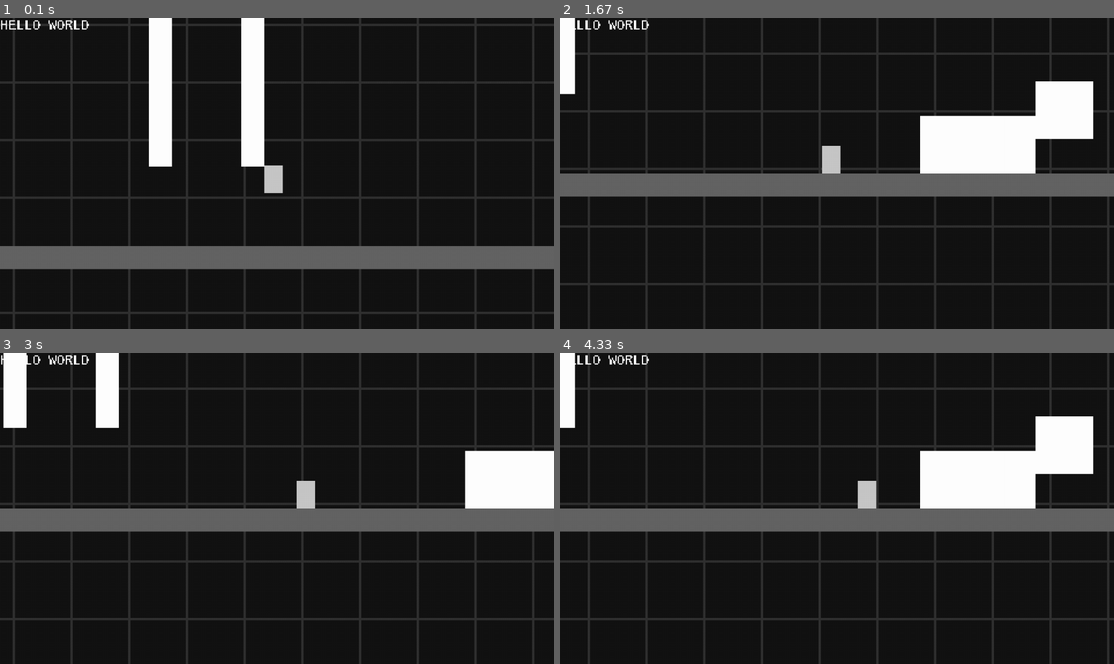
Above: before the commit, frames 1-4 (two rows, left to right).
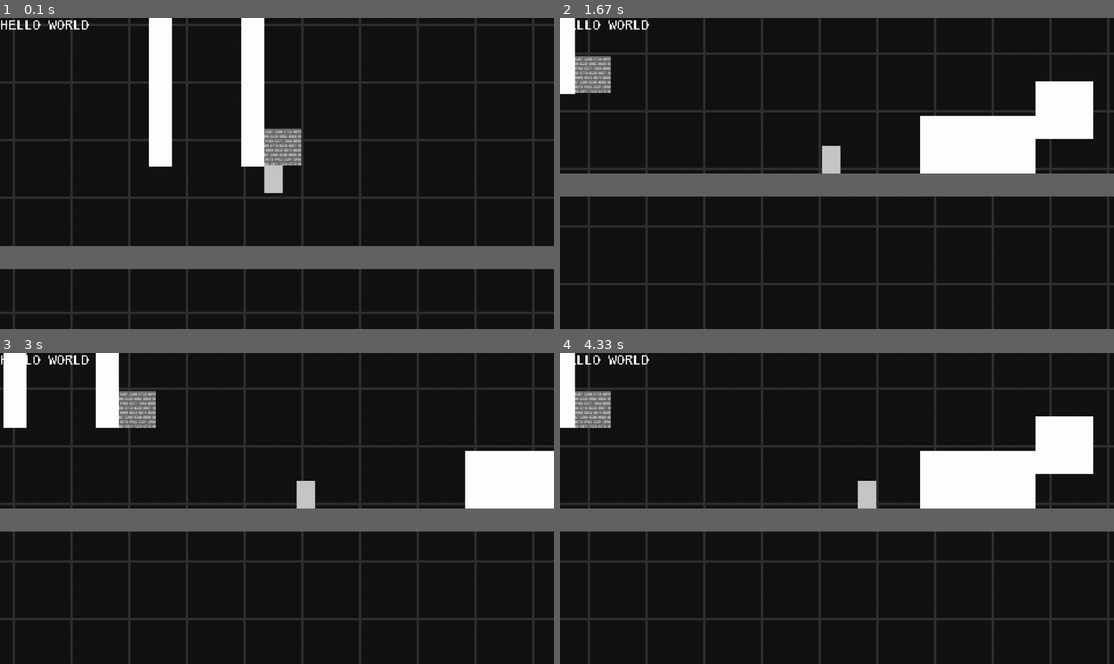
Above: after the commit, the same moments.

Repository: Firedan1176/Pygame-Platformer
Game: pygame game, started from game.py
Two runs of this game, one before a commit and one after it. Both use one fixed random seed, a clock stepped at 60 frames per second and the inputs below.
Inputs:
- Up to frame 1 (0.1 s): no input
- Up to frame 2 (1.67 s): hold Right 0.33-0.8 s; hold Right 0.83-1.3 s; hold Left from 1.33 s (still down)
- Up to frame 3 (3 s): release Left at 1.87 s; hold Left 1.9-2.3 s; hold Right 2.33-2.97 s
- Up to frame 4 (4.33 s): hold Left 3-3.47 s; hold Right 3.5-3.97 s; hold Right from 4 s (still down)

The runs differ from the first frame. In frame 1, 0.8% of the frame differs, in the area x 47-55%, y 35-48%; in frame 2, 0.8%; in frame 3, 0.8%; in frame 4, 0.8%.

Commit message:
early sprite testing

Diff:
--- a/game.py
+++ b/game.py
@@ -11,6 +11,7 @@
 from objects import *
 from player import Player
 import objects
+import sprites
 
 pygame.init()
 
@@ -24,6 +25,10 @@
 
 clock = pygame.time.Clock()
 
+
+sprite_list = sprites.SpriteList()
+sprite_list.loadFile('spritesheet.png', (32, 32))
+sprite_list.setAnimation([0], "Brick")
 
 class testScene:
 
@@ -64,6 +69,14 @@
         self.phys5.scale = Vector2(50, 50)
         self.phys5.colorize((255, 255, 255))
 
+        self.spriteTest = GameObject(10)
+        self.spriteTest.position = Vector2(200, 110)
+        self.spriteTest.scale = Vector2(32, 32)
+
+        global sprite_list
+        #self.spriteTest.anim = sprites.AnimationHandler("", sprite_list)
+        #self.spriteTest.sprite = self.spriteTest.anim.pull("Brick")
+        self.spriteTest.sprite = sprite_list.pullSprite(0)
 
         for x in range(15):
             b = GameObject(4, position = Vector2(-100 + x * 50, -150), scale = Vector2(2, 750))
--- a/sprites.py
+++ b/sprites.py
@@ -35,8 +35,8 @@
         else:
             self.dictionary = {}
 
-    def loadfile(self,path,size): #Should be self-explanitory, uses outside function
-        if path in self.filelist == False:
+    def loadFile(self,path,size): #Should be self-explanitory, uses outside function
+        if not path in self.filelist:
             sprites = buildSprites(path,size)
             for sprite in sprites:
                 self.spritelist.append(sprite)
@@ -44,12 +44,14 @@
             self.fileaddition[path] = len(self.spritelist) - len(sprites)
 
     def pullSprite(self,index,path=None): #Pullsprite gives a sprite from the total list
+        print(str(index + self.fileaddition[path]))
         return self.spritelist[index + self.fileaddition[path]]
 
     def pull(self,index,name): #Pull gives the frame of an animation
         return self.dictionary[name][index]
 
     def length(self,name): #Made for shorthand for checking length of animations
+        print(self.dictionary, name)
         return len(self.dictionary[name])
 
     """
@@ -59,11 +61,12 @@
     it's index within its own file by also giving the file's path through the path variable.
     """
     def setAnimation(self,indexes,name,path=None):
-        if name in self.dictionary == False:
+        if not name in self.dictionary:
             templist = []
             for index in indexes:
                 templist.append(index + self.fileaddition[path])
             self.dictionary[name] = templist
+
 
 class AnimationHandler():
 
